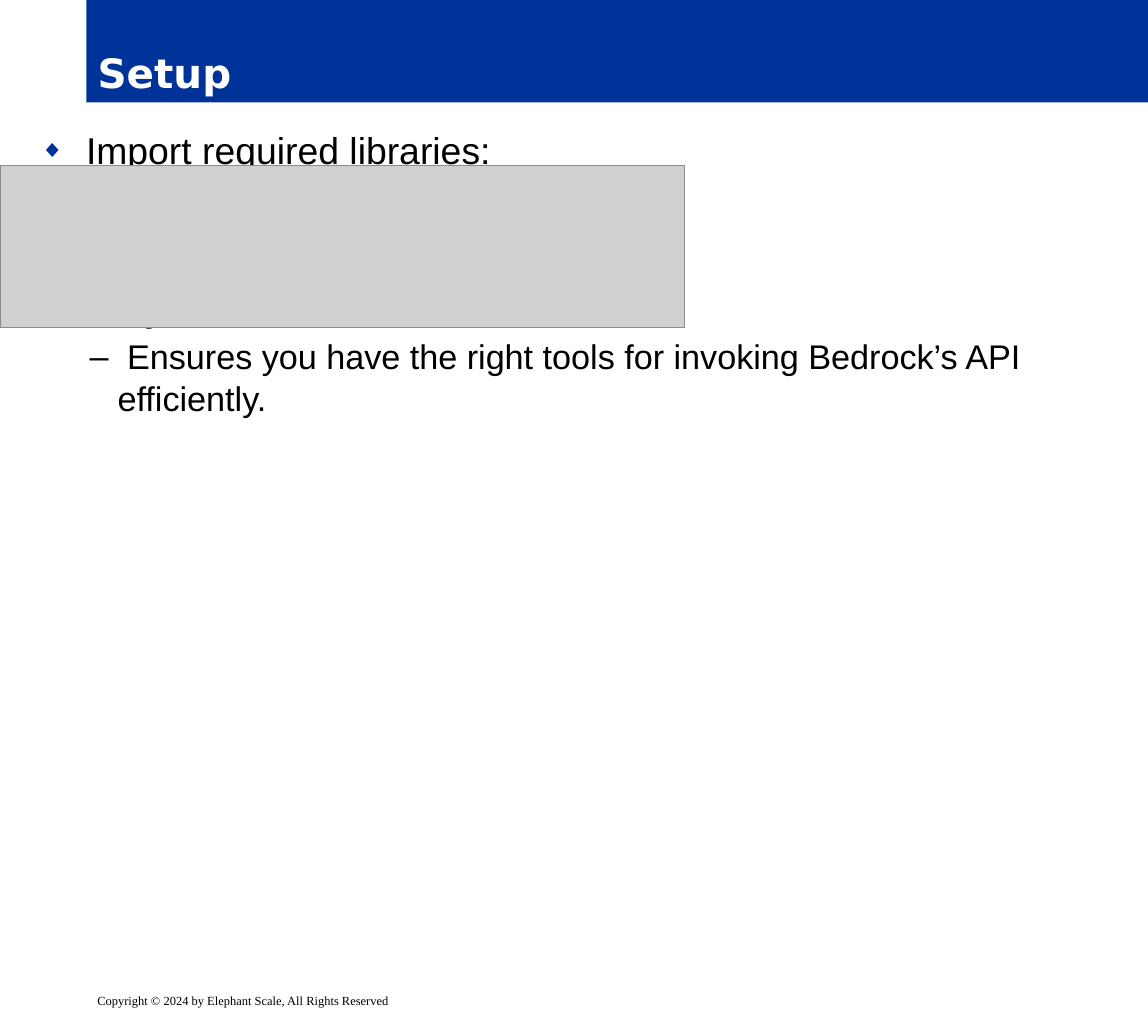
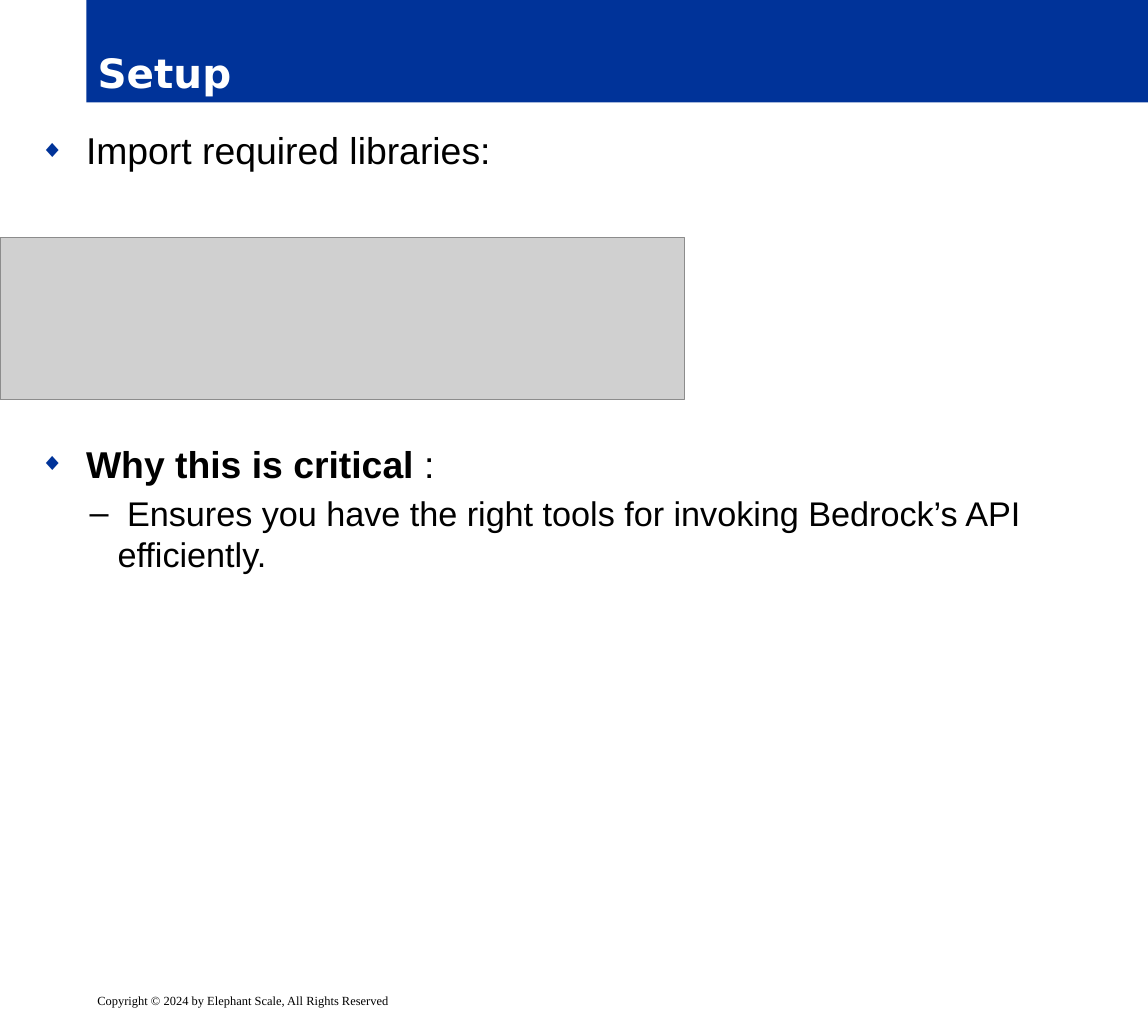
Before and after one commit to elephantscale/es-training-new, a slide deck: slide 4 of building-ai-applications/ready/05__ServerlessLLMBedrock.pptx. Drawn at 1148x1016 pixels with LibreOffice and Linux fonts; fonts in the diff are those of the drawing; grey boxes stand for pictures; background and template pictures are left out. Boxes give left, top, right and bottom in pixels: in the first picture for what was removed or moved away, otherwise in the second. Text is boxed around its words. In the diff, an @@ line names an element or a change of style, - is before the commit and + after.

```diff
--- a/building-ai-applications/ready/05__ServerlessLLMBedrock.pptx
+++ b/building-ai-applications/ready/05__ServerlessLLMBedrock.pptx
@@ text "Import required libraries:" rewrapped from (x1=86, y1=137, x2=1020, y2=417) to (x1=86, y1=137, x2=1020, y2=574) @@
@@ picture moved from (x1=0, y1=166, x2=684, y2=327) to (x1=0, y1=237, x2=684, y2=399) @@
```
Also in this commit, not shown: 8 other slides changed.
